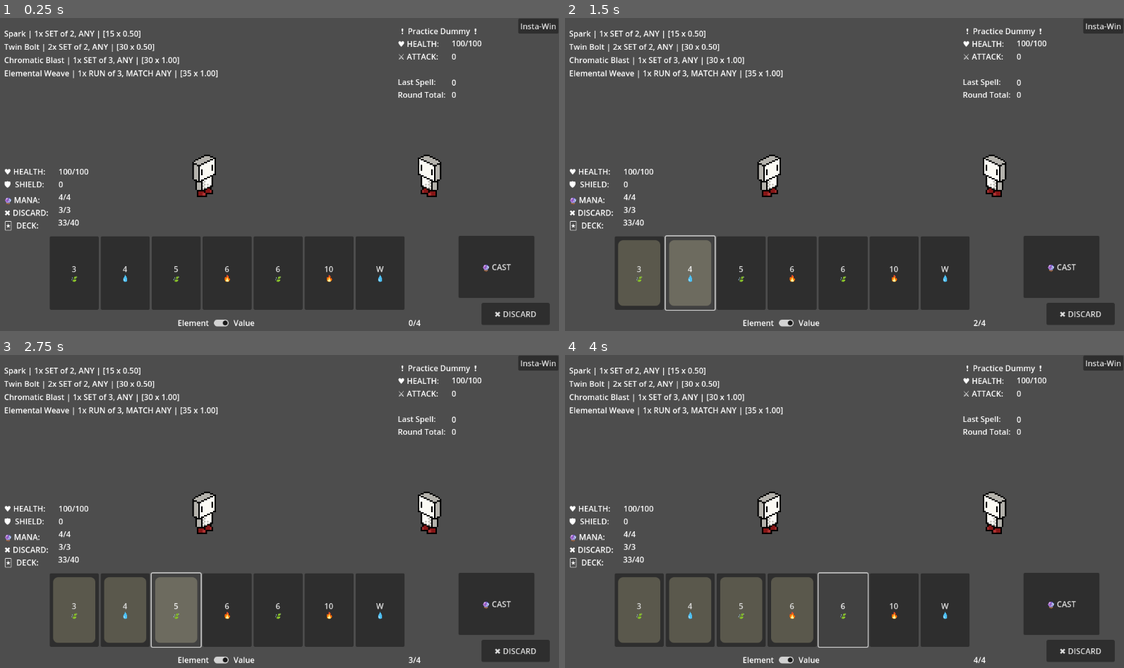
Above: before the commit, frames 1-4 (two rows, left to right).
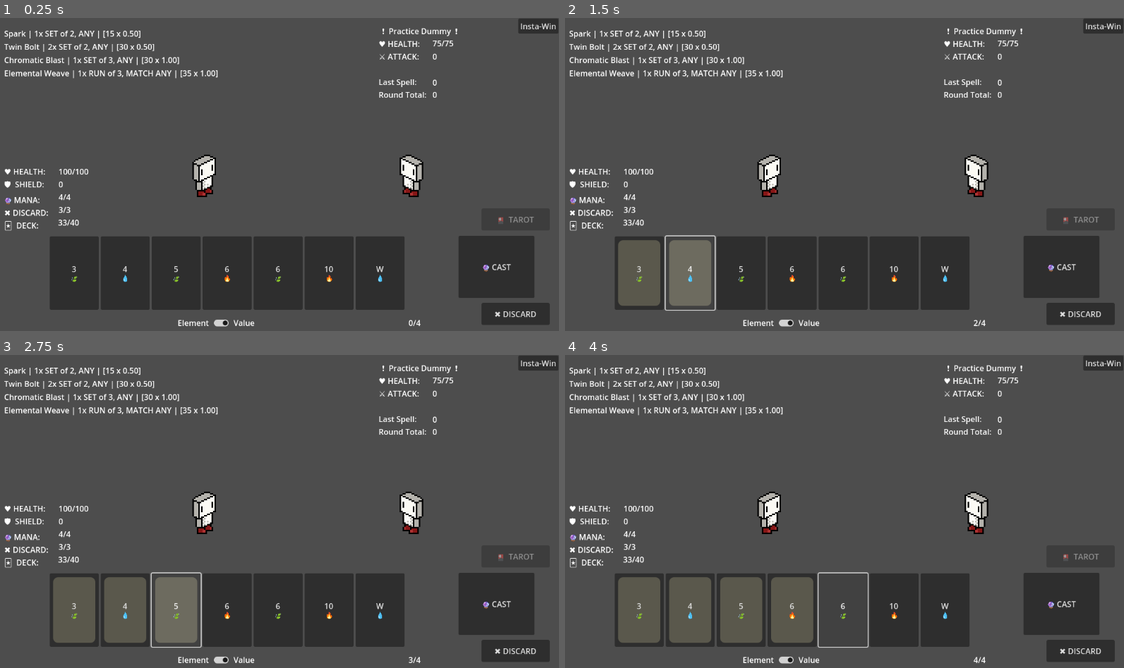
Above: after the commit, the same moments.

Repository: itsdotnickscott/wizard_card_game
Game: Godot game, scene res://scenes/battle.tscn
The game is run twice, just before and just after one commit, with the same random seed, the same clock (stepped at 60 frames per second) and the same inputs.
Inputs:
- Up to frame 1 (0.25 s): no input
- Up to frame 2 (1.5 s): click "3 🍃" at 0.5 s; click "4 💧" at 1.25 s
- Up to frame 3 (2.75 s): click "5 🍃" at 2 s
- Up to frame 4 (4 s): click "6 🔥" at 2.75 s; click "6 🍃" at 3.5 s

The runs differ from the first frame. In frame 1, 1.7% of the frame differs, in the area x 67-96%, y 3-66%; in frame 2, 1.7%; in frame 3, 1.7%; in frame 4, 1.7%.

Commit message:
Tarot cards implementation
You can now use tarot cards in battle to change the affinity or rank of a card

Diff:
--- a/scenes/battle.tscn
+++ b/scenes/battle.tscn
@@ -16,7 +16,7 @@
 position = Vector2(380, 270)
 
 [node name="Enemy" parent="." instance=ExtResource("3_b0wen")]
-position = Vector2(840, 270)
+position = Vector2(803, 270)
 
 [node name="UserInterface" type="Control" parent="."]
 layout_mode = 3
@@ -54,8 +54,10 @@
 [connection signal="cast" from="UserInterface/BattleUI" to="." method="cast_action"]
 [connection signal="discard" from="UserInterface/BattleUI" to="." method="discard_action"]
 [connection signal="sort_hand" from="UserInterface/BattleUI" to="." method="_on_battle_ui_sort_hand"]
+[connection signal="use_tarot" from="UserInterface/BattleUI" to="." method="use_tarot"]
 [connection signal="escape" from="UserInterface/EscapeUI" to="." method="_on_escape"]
 [connection signal="gain_card" from="UserInterface/RewardUI" to="." method="_on_reward_gain_card"]
+[connection signal="gain_tarot" from="UserInterface/RewardUI" to="." method="_on_reward_gain_tarot"]
 [connection signal="level_up_spell" from="UserInterface/RewardUI" to="." method="_on_reward_level_up_spell"]
 [connection signal="upgrade_spell" from="UserInterface/RewardUI" to="." method="_on_reward_upgrade_spell"]
 [connection signal="pressed" from="UserInterface/InstaWin" to="." method="_on_insta_win_pressed"]
--- a/scenes/battle_ui.tscn
+++ b/scenes/battle_ui.tscn
@@ -1,6 +1,7 @@
-[gd_scene load_steps=2 format=3 uid="uid://ds5bf8cdlryeg"]
+[gd_scene load_steps=3 format=3 uid="uid://ds5bf8cdlryeg"]
 
 [ext_resource type="Script" path="res://scripts/battle_ui.gd" id="1_bixgw"]
+[ext_resource type="PackedScene" uid="uid://bbdhec2d0jaoc" path="res://scenes/card.tscn" id="2_j8uyp"]
 
 [node name="BattleUI" type="Control"]
 layout_mode = 3
@@ -20,6 +21,27 @@
 offset_bottom = 596.0
 alignment = 1
 
+[node name="Card" parent="Hand" instance=ExtResource("2_j8uyp")]
+layout_mode = 2
+
+[node name="Card2" parent="Hand" instance=ExtResource("2_j8uyp")]
+layout_mode = 2
+
+[node name="Card3" parent="Hand" instance=ExtResource("2_j8uyp")]
+layout_mode = 2
+
+[node name="Card4" parent="Hand" instance=ExtResource("2_j8uyp")]
+layout_mode = 2
+
+[node name="Card5" parent="Hand" instance=ExtResource("2_j8uyp")]
+layout_mode = 2
+
+[node name="Card6" parent="Hand" instance=ExtResource("2_j8uyp")]
+layout_mode = 2
+
+[node name="Card7" parent="Hand" instance=ExtResource("2_j8uyp")]
+layout_mode = 2
+
 [node name="PlayerStats" type="Label" parent="."]
 layout_mode = 0
 offset_left = 20.0
@@ -73,9 +95,9 @@
 
 [node name="EnemyStats" type="Label" parent="."]
 layout_mode = 0
-offset_left = 823.0
+offset_left = 784.0
 offset_top = 38.0
-offset_right = 1025.0
+offset_right = 986.0
 offset_bottom = 168.0
 text = "♥ HEALTH:
 ⚔ ATTACK:
@@ -141,6 +163,34 @@
 [node name="Weave" type="Label" parent="Spells"]
 layout_mode = 2
 text = "❓  ELEMENTAL WEAVE       [  2   3   4  ]      15  x  2.0"
+
+[node name="Tarots" type="VBoxContainer" parent="."]
+visible = false
+layout_mode = 0
+offset_left = 950.0
+offset_top = 274.0
+offset_right = 1139.0
+offset_bottom = 375.0
+
+[node name="Button" type="Button" parent="Tarots"]
+layout_mode = 2
+text = "The Sun"
+
+[node name="Button2" type="Button" parent="Tarots"]
+layout_mode = 2
+text = "The Moon"
+
+[node name="Button3" type="Button" parent="Tarots"]
+layout_mode = 2
+text = "The World"
+
+[node name="TarotButton" type="Button" parent="."]
+layout_mode = 0
+offset_left = 994.0
+offset_top = 389.0
+offset_right = 1133.0
+offset_bottom = 434.0
+text = "🎴  TAROT"
 
 [node name="CastButton" type="Button" parent="."]
 layout_mode = 0
@@ -189,6 +239,7 @@
 text = "0/3"
 horizontal_alignment = 1
 
+[connection signal="pressed" from="TarotButton" to="." method="_on_tarot_button_pressed"]
 [connection signal="pressed" from="CastButton" to="." method="_on_cast_button_pressed"]
 [connection signal="pressed" from="DiscardButton" to="." method="_on_discard_button_pressed"]
 [connection signal="toggled" from="SortToggle" to="." method="_on_sort_button_toggled"]
--- a/scripts/analysis.gd
+++ b/scripts/analysis.gd
@@ -288,7 +288,7 @@
 static func _get_run_combinations(cards: Array, size: int) -> Array:
 	var combinations := []
 
-	if cards[0].rank == 2 and cards[-1].rank == 11:
+	if cards[0].rank == 2 and cards[-1].rank == Card.FACE_RANK:
 		cards.push_front(cards.pop_back())
 
 	for i in range(cards.size() - size + 1):
@@ -453,7 +453,7 @@
 				# Card is next rank in set
 				(card.rank == r[-1].rank + 1) or
 				# Card is a W (Face card) and is bridging a 2 3 run
-				(card.rank == 11 and r[0].rank == 2 and r[-1].rank != 11)   # Card
+				(card.rank == Card.FACE_RANK and r[0].rank == 2 and r[-1].rank != Card.FACE_RANK)
 			):
 				# Card is matching affinity combo
 				if _check_aff_combo(spell.aff_combo[part], r[-1], card):
--- a/scripts/battle.gd
+++ b/scripts/battle.gd
@@ -115,6 +115,30 @@
 	enemy_turn()
 
 
+func use_tarot(tarot: Tarot, selected_cards: Array[Card]) -> void:
+	if tarot.effect is Effect.ChangeAff:
+		if tarot.effect.num_cards != selected_cards.size():
+			print("Invalid number of cards to use this tarot")
+			return
+
+		for card in selected_cards:
+			card.change_aff(tarot.effect.affinity)
+			card.select_card(false)
+
+	elif tarot.effect is Effect.ChangeRank:
+		if tarot.effect.num_cards != selected_cards.size():
+			print("Invalid number of cards to use this tarot")
+			return
+
+		for card in selected_cards:
+			card.change_rank(tarot.effect.change)
+			card.select_card(false)
+
+	player.tarots.erase(tarot)
+	battle_ui.update_player(player)
+	battle_ui.tarots_ui.visible = false
+
+
 func apply_spell_upgrades(spell: Spell, hand: Array[Card]) -> void:
 	for upg in spell.upgrades:
 		if hand[0].affinity == upg.affinity:
--- a/scripts/battle_ui.gd
+++ b/scripts/battle_ui.gd
@@ -4,10 +4,12 @@
 signal cast(selected_cards: Array[Card])
 signal discard(selected_cards: Array[Card])
 signal sort_hand(by_value: bool)
+signal use_tarot(tarot: Tarot, selected_cards: Array[Card])
 
 
 @onready var player_hand_ui: HBoxContainer = get_node("Hand")
 @onready var player_spell_ui: VBoxContainer = get_node("Spells")
+@onready var tarots_ui: VBoxContainer = get_node("Tarots")
 @onready var sort_toggle: CheckButton = get_node("SortToggle")
 
 
@@ -35,9 +37,18 @@
 
 ## Refreshes the Battle UI using the information from the [Player].
 func update_display(player: Player, enemy: Enemy) -> void:
+	update_player(player)
+	update_enemy(enemy)
+
+
+func update_player(player: Player):
 	update_player_hand(player.hand)
 	update_player_spells(player.spellbook)
+	update_player_tarots(player.tarots)
 	update_player_stats(player)
+
+
+func update_enemy(enemy: Enemy):
 	update_enemy_stats(enemy)
 
 
@@ -79,6 +90,27 @@
 			card.update_selected.connect(_on_card_update_selected)
 
 
+func update_player_tarots(tarots: Array[Tarot]) -> void:
+	if tarots.is_empty():
+		$TarotButton.disabled = true
+		return
+	else:
+		$TarotButton.disabled = false
+
+	# TODO: Optimize a way to only update new/removed tarots
+
+	# Delete current buttons
+	for child in tarots_ui.get_children():
+		tarots_ui.remove_child(child)
+
+	# Create new buttons based on player tarots
+	for tarot in tarots:
+		var button := Button.new()
+		button.text = tarot.name
+		tarots_ui.add_child(button)
+		button.pressed.connect(_on_tarot_card_pressed.bind(tarot))
+
+
 func update_enemy_stats(
 	enemy: Enemy, tot_dmg: float = -1, new_dmg: float = -1, spell_name: String = ""
 ) -> void:
@@ -113,8 +145,22 @@
 
 
 func _on_discard_button_pressed() -> void:
+	for card in selected_cards:
+		card.select_card(false)
+
 	discard.emit(selected_cards)
 
 
 func _on_cast_button_pressed() -> void:
+	for card in selected_cards:
+		card.select_card(false)
+
 	cast.emit(selected_cards)
+
+
+func _on_tarot_card_pressed(tarot: Tarot) -> void:
+	use_tarot.emit(tarot, selected_cards)
+
+
+func _on_tarot_button_pressed() -> void:
+	tarots_ui.visible = not tarots_ui.visible
--- a/scripts/card.gd
+++ b/scripts/card.gd
@@ -2,6 +2,10 @@
 
 
 signal update_selected(card, selected)
+
+
+const MIN_RANK = 2
+const FACE_RANK = 11
 
 
 enum Affinity {
@@ -28,6 +32,17 @@
 func select_card(to_select: bool = true) -> void:
 	selected = to_select
 	selected_panel.visible = selected
+
+
+func change_aff(to: Affinity) -> void:
+	affinity = to
+	_set_display()
+
+
+func change_rank(by: int) -> void:
+	rank = (rank + by) % FACE_RANK
+	if rank < MIN_RANK: rank = MIN_RANK
+	_set_display()
 
 
 ## Edits the button display and sets up UI for button signals. Should be called after being
--- a/scripts/map.gd
+++ b/scripts/map.gd
@@ -23,31 +23,31 @@
 	var boss: Location = location_scene.instantiate()
 
 	start.init_as_fight(
-		EnemyInfo.new("Practice Dummy", Enemy.Tier.NORMAL, 100, [Attack.new("Stay Still", 0)]),
-		Reward.TarotPack.get_random(), [choice1, choice2]
+		EnemyInfo.new("Practice Dummy", Enemy.Tier.NORMAL, 75, [Attack.new("Stay Still", 0)]),
+		Reward.Tome.get_random(), [choice1, choice2]
 	)
 	choice1.init_as_fight(
-		EnemyInfo.new("Wild Deer", Enemy.Tier.NORMAL, 175, [Attack.new("Prance", 5)]),
-		Reward.Tome.get_random(), [choice1a, choice1b]
+		EnemyInfo.new("Wild Deer", Enemy.Tier.NORMAL, 125, [Attack.new("Prance", 5)]),
+		Reward.TarotPack.get_random(), [choice1a, choice1b]
 	)
 	choice2.init_as_fight(
-		EnemyInfo.new("Wild Skunk", Enemy.Tier.NORMAL, 150, [Attack.new("Spray", 10)]),
-		Reward.Tome.get_random(), [choice2a, choice2b]
+		EnemyInfo.new("Wild Skunk", Enemy.Tier.NORMAL, 100, [Attack.new("Spray", 10)]),
+		Reward.TarotPack.get_random(), [choice2a, choice2b]
 	)
 	choice1a.init_as_fight(
-		EnemyInfo.new("Wild Bear", Enemy.Tier.NORMAL, 250, [Attack.new("Claw", 15)]),
+		EnemyInfo.new("Wild Bear", Enemy.Tier.NORMAL, 175, [Attack.new("Claw", 15)]),
 		Reward.Tome.get_random(), [shop]
 	)
 	choice1b.init_as_fight(
-		EnemyInfo.new("Wild Wolf", Enemy.Tier.NORMAL, 225, [Attack.new("Pounce", 20)]),
+		EnemyInfo.new("Wild Wolf", Enemy.Tier.NORMAL, 150, [Attack.new("Pounce", 20)]),
 		Reward.Tome.get_random(), [shop]
 	)
 	choice2a.init_as_fight(
-		EnemyInfo.new("Wild Crocodile", Enemy.Tier.NORMAL, 250, [Attack.new("Crunch", 15)]),
+		EnemyInfo.new("Wild Crocodile", Enemy.Tier.NORMAL, 175, [Attack.new("Crunch", 15)]),
 		Reward.Tome.get_random(), [shop]
 	)
 	choice2b.init_as_fight(
-		EnemyInfo.new("Wild Snake", Enemy.Tier.NORMAL, 225, [Attack.new("Bite", 20)]),
+		EnemyInfo.new("Wild Snake", Enemy.Tier.NORMAL, 150, [Attack.new("Bite", 20)]),
 		Reward.Tome.get_random(), [shop]
 	)
 	shop.init_as_market([boss])
--- a/scripts/tarot.gd
+++ b/scripts/tarot.gd
@@ -50,11 +50,11 @@
 
 static func initialize_library() -> void:
 	_library = {
-		"magician": Tarot.new("The Magician", Effect.ChangeAff.new(Card.Affinity.ARCANA, 2)),
-		"empress": Tarot.new("The Empress", Effect.ChangeAff.new(Card.Affinity.WATER, 2)),
-		"sun": Tarot.new("The Sun", Effect.ChangeAff.new(Card.Affinity.FIRE, 2)),
-		"world": Tarot.new("The World", Effect.ChangeAff.new(Card.Affinity.EARTH, 2)),
-		"strength": Tarot.new("Strength", Effect.ChangeRank.new(1, 2))
+		"magician": Tarot.new("The Magician", Effect.ChangeAff.new(Card.Affinity.ARCANA, 1)),
+		"empress": Tarot.new("The Empress", Effect.ChangeAff.new(Card.Affinity.WATER, 1)),
+		"sun": Tarot.new("The Sun", Effect.ChangeAff.new(Card.Affinity.FIRE, 1)),
+		"world": Tarot.new("The World", Effect.ChangeAff.new(Card.Affinity.EARTH, 1)),
+		"strength": Tarot.new("Strength", Effect.ChangeRank.new(1, 1))
 	}
 
 
